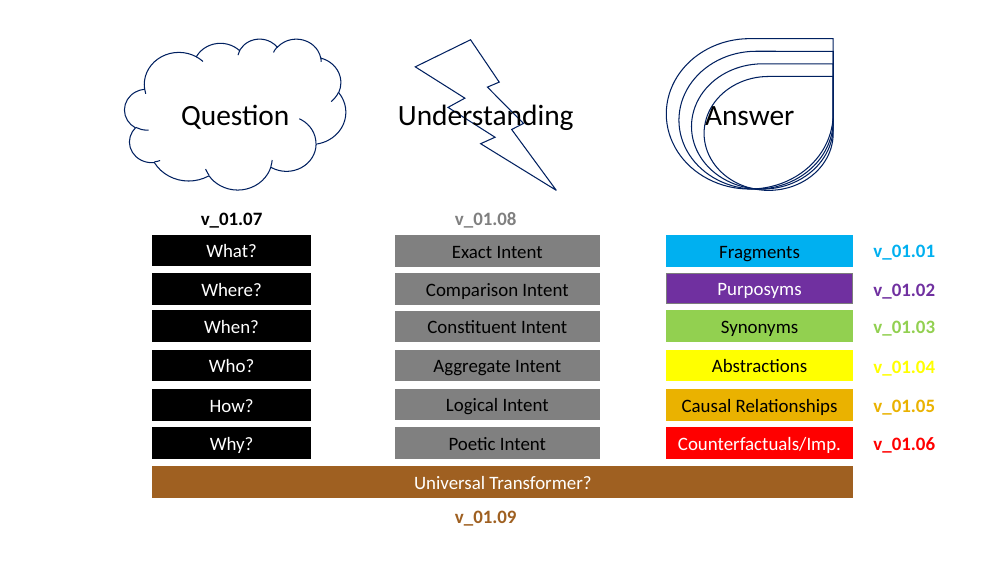
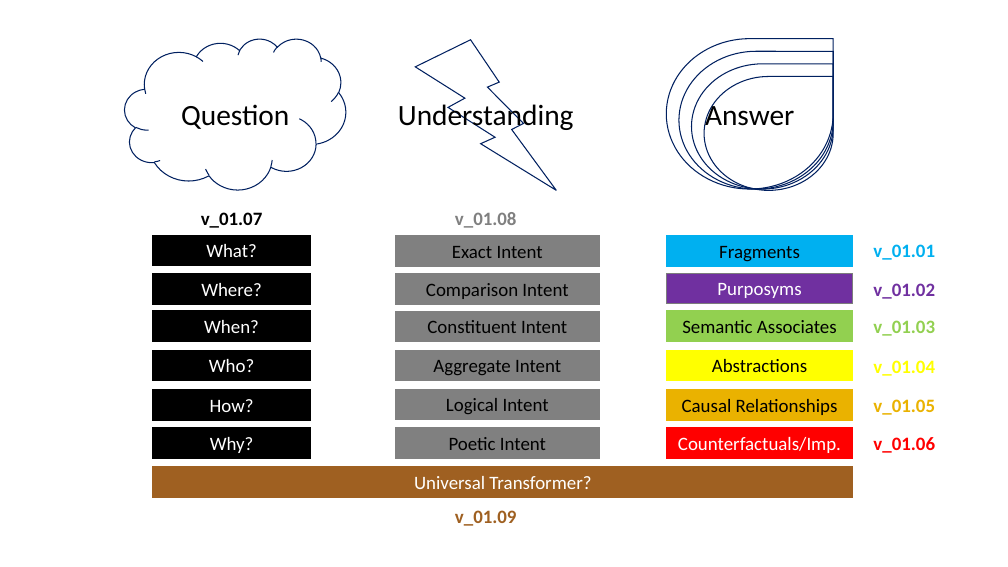
Before and after one commit to Scarlett-Pimpernell/Obsidian-Anchor-Database, a slide deck: slide 1 of Obsidian_Unstructured_Data_Search_Engine_____Freeform_Linguistic_Symbol_Data/Obsidian_USE_Plan_Phase_01.pptx. Drawn at 1008x567 pixels with LibreOffice and Linux fonts; fonts in the diff are those of the drawing. Boxes give left, top, right and bottom in pixels: in the first picture for what was removed or moved away, otherwise in the second. Text is boxed around its words. In the diff, an @@ line names an element or a change of style, - is before the commit and + after.

```diff
--- a/Obsidian_Unstructured_Data_Search_Engine_____Freeform_Linguistic_Symbol_Data/Obsidian_USE_Plan_Phase_01.pptx
+++ b/Obsidian_Unstructured_Data_Search_Engine_____Freeform_Linguistic_Symbol_Data/Obsidian_USE_Plan_Phase_01.pptx
@@ text in rectangle at (682,320,837,333): text changed @@
-Synonyms
+Semantic Associates
```
